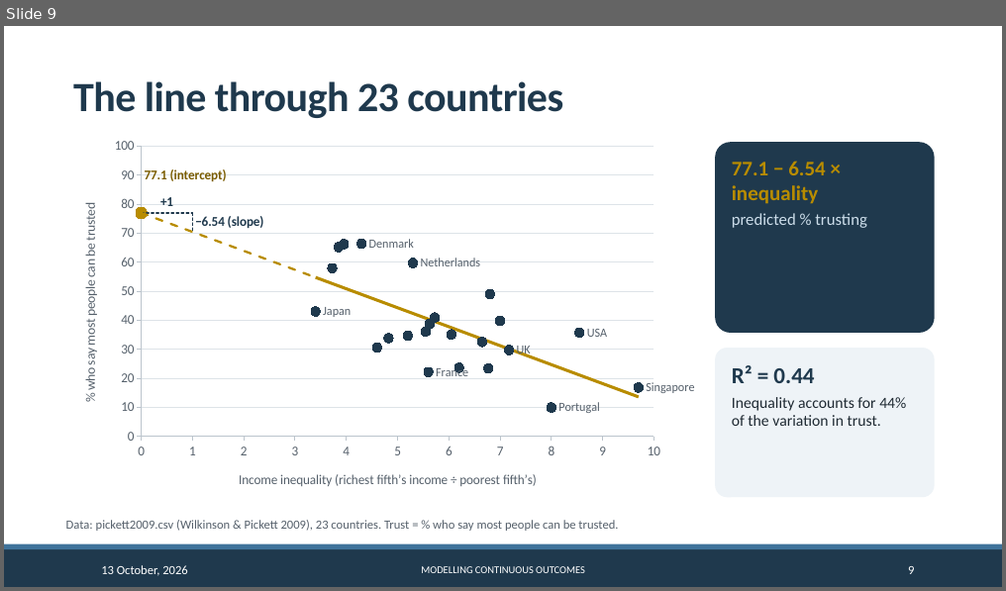
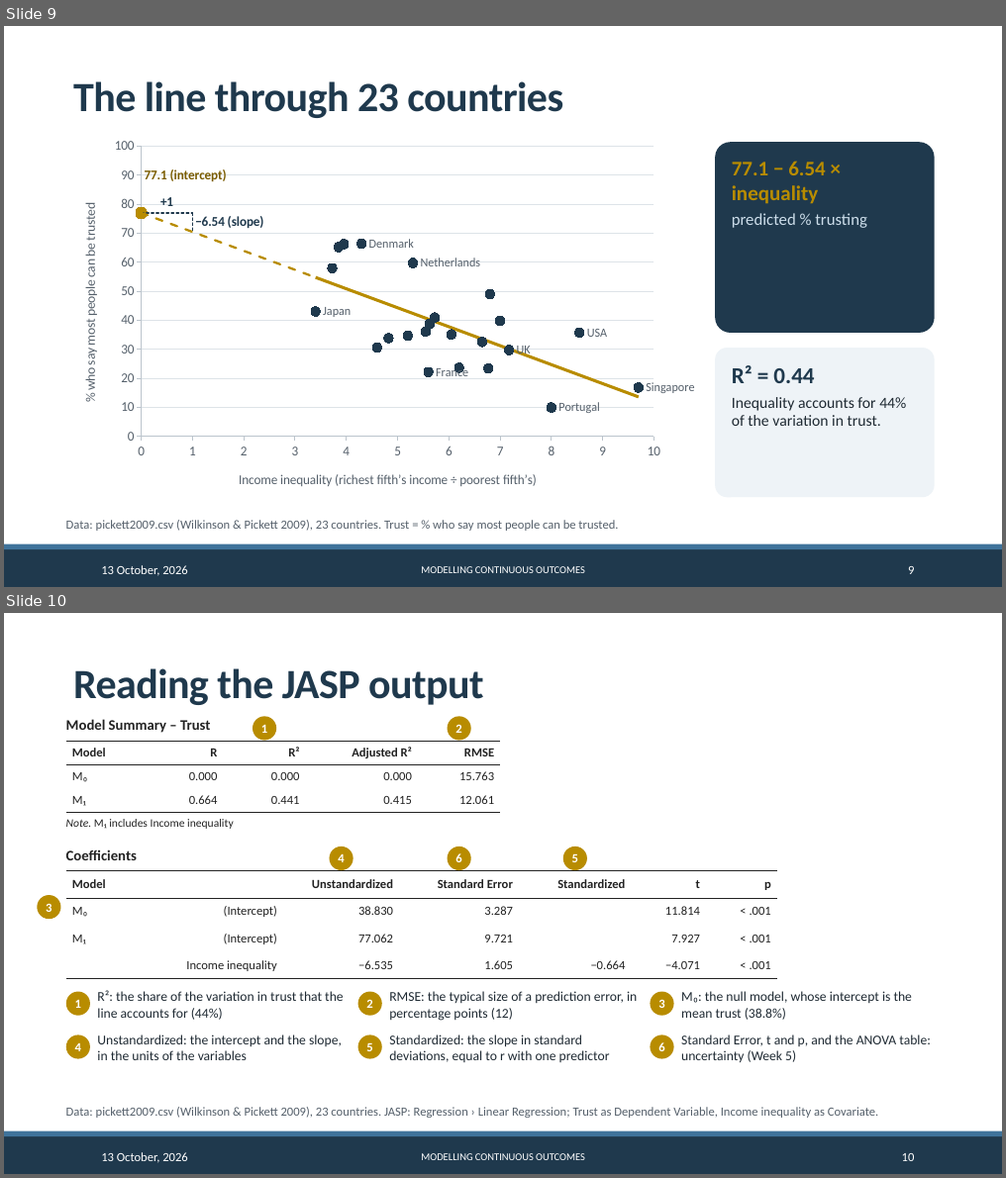
Before and after one commit to CGMoreh/SOC2069-QUANT-26, a slide deck: Materials/Slides/slides_w3.pptx. Shown one above the other, each under a label of ours: slide 9 before the commit, slides 9 and 10 after it. The pictures are 1006x591 and 1006x1178 pixels, drawn with LibreOffice and Linux fonts; fonts in the diff are those of the drawing; background and template pictures are left out. Boxes give left, top, right and bottom in pixels: in the first picture for what was removed or moved away, otherwise in the second. Text is boxed around its words. In the diff, an @@ line names an element or a change of style, - is before the commit and + after.

```diff
--- a/Materials/Slides/slides_w3.pptx
+++ b/Materials/Slides/slides_w3.pptx
@@ slide 10 added at box(4, 613, 1002, 1174), background #FFFFFF; not listed: 2 template elements that a slide beside it also shows @@
@@ title added at box(73, 668, 483, 705), 40 pt, text #20394E, bold @@
+Reading the JASP output
@@ text added at box(66, 719, 210, 733), 14 pt, text #222222, bold @@
+Model Summary – Trust
@@ ellipse added at box(252, 716, 276, 741), fill #B88C00, 12 pt, text #FFFFFF, bold @@
+1
@@ ellipse added at box(448, 716, 471, 741), fill #B88C00, 12 pt, text #FFFFFF, bold @@
+2
@@ table added at box(66, 741, 500, 813), 3 rows, 5 columns @@
+Model | R | R² | Adjusted R² | RMSE
+M₀ | 0.000 | 0.000 | 0.000 | 15.763
+M₁ | 0.664 | 0.441 | 0.415 | 12.061
@@ text added at box(66, 819, 234, 829), 11 pt, text #222222 @@
+Note. M₁ includes Income inequality
@@ text added at box(66, 850, 137, 861), 14 pt, text #222222, bold @@
+Coefficients
@@ ellipse added at box(329, 847, 352, 870), fill #B88C00, 12 pt, text #FFFFFF, bold @@
+4
@@ ellipse added at box(448, 847, 471, 870), fill #B88C00, 12 pt, text #FFFFFF, bold @@
+6
@@ ellipse added at box(563, 847, 587, 870), fill #B88C00, 12 pt, text #FFFFFF, bold @@
+5
@@ table added at box(66, 871, 777, 975), 4 rows, 7 columns @@
+Model |  | Unstandardized | Standard Error | Standardized | t | p
+M₀ | (Intercept) | 38.830 | 3.287 |  | 11.814 | < .001
+M₁ | (Intercept) | 77.062 | 9.721 |  | 7.927 | < .001
+ | Income inequality | −6.535 | 1.605 | −0.664 | −4.071 | < .001
@@ ellipse added at box(37, 895, 60, 919), fill #B88C00, 12 pt, text #FFFFFF, bold @@
+3
@@ ellipse added at box(66, 992, 90, 1016), fill #B88C00, 12 pt, text #FFFFFF, bold @@
+1
@@ text added at box(97, 990, 343, 1020), 13 pt, text #1F2A33 @@
+R²: the share of the variation in trust that the line accounts for (44%)
@@ ellipse added at box(358, 992, 382, 1016), fill #B88C00, 12 pt, text #FFFFFF, bold @@
+2
@@ text added at box(389, 991, 637, 1021), 13 pt, text #1F2A33 @@
+RMSE: the typical size of a prediction error, in percentage points (12)
@@ ellipse added at box(650, 992, 674, 1016), fill #B88C00, 12 pt, text #FFFFFF, bold @@
+3
@@ text added at box(681, 991, 912, 1020), 13 pt, text #1F2A33 @@
+M₀: the null model, whose intercept is the mean trust (38.8%)
@@ ellipse added at box(66, 1035, 90, 1059), fill #B88C00, 12 pt, text #FFFFFF, bold @@
+4
@@ text added at box(97, 1035, 342, 1060), 13 pt, text #1F2A33 @@
+Unstandardized: the intercept and the slope, in the units of the variables
@@ ellipse added at box(358, 1035, 382, 1059), fill #B88C00, 12 pt, text #FFFFFF, bold @@
+5
@@ text added at box(389, 1035, 610, 1062), 13 pt, text #1F2A33 @@
+Standardized: the slope in standard deviations, equal to r with one predictor
@@ ellipse added at box(650, 1035, 674, 1059), fill #B88C00, 12 pt, text #FFFFFF, bold @@
+6
@@ text added at box(681, 1035, 931, 1062), 13 pt, text #1F2A33 @@
+Standard Error, t and p, and the ANOVA table: uncertainty (Week 5)
@@ text added at box(66, 1107, 879, 1118), 12 pt, text #55606B @@
+Data: pickett2009.csv (Wilkinson & Pickett 2009), 23 countries. JASP: Regression › Linear Regression; Trust as Dependent Variable, Income inequality as Covariate.
@@ text added at box(101, 1153, 188, 1163), 12 pt, text #FFFFFF @@
+13 October, 2026
@@ text added at box(421, 1154, 585, 1160), 10 pt, text #FFFFFF @@
+MODELLING CONTINUOUS OUTCOMES
@@ page number added at box(902, 1154, 915, 1161), 12 pt, text #FFFFFF @@
+10
```
Also in this commit, not shown: 2 other slides added, 1 slide removed, 36 other files.
